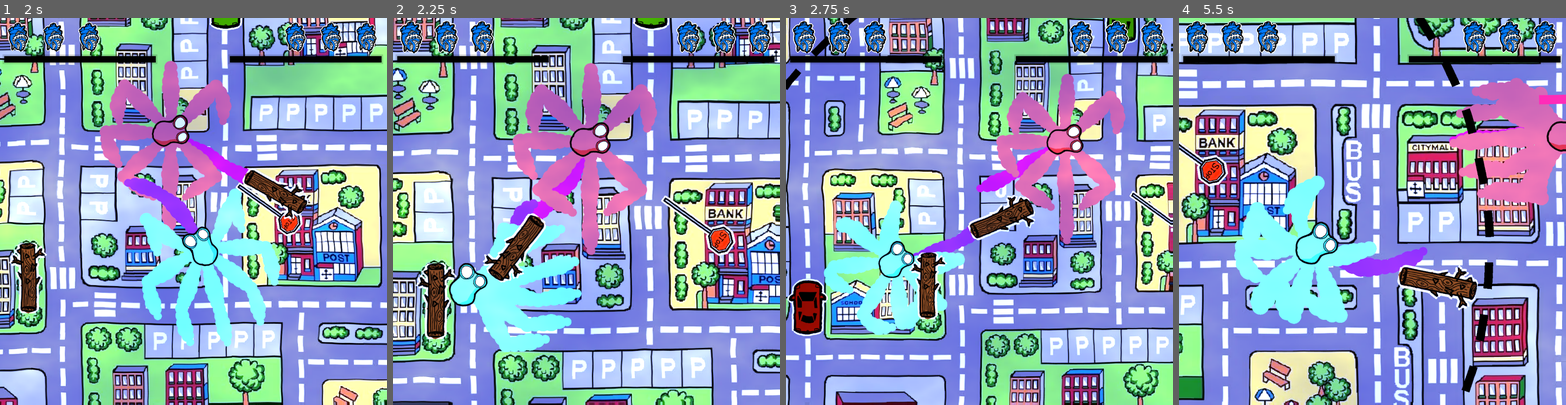
Above: before the commit, frames 1-4 (left to right).
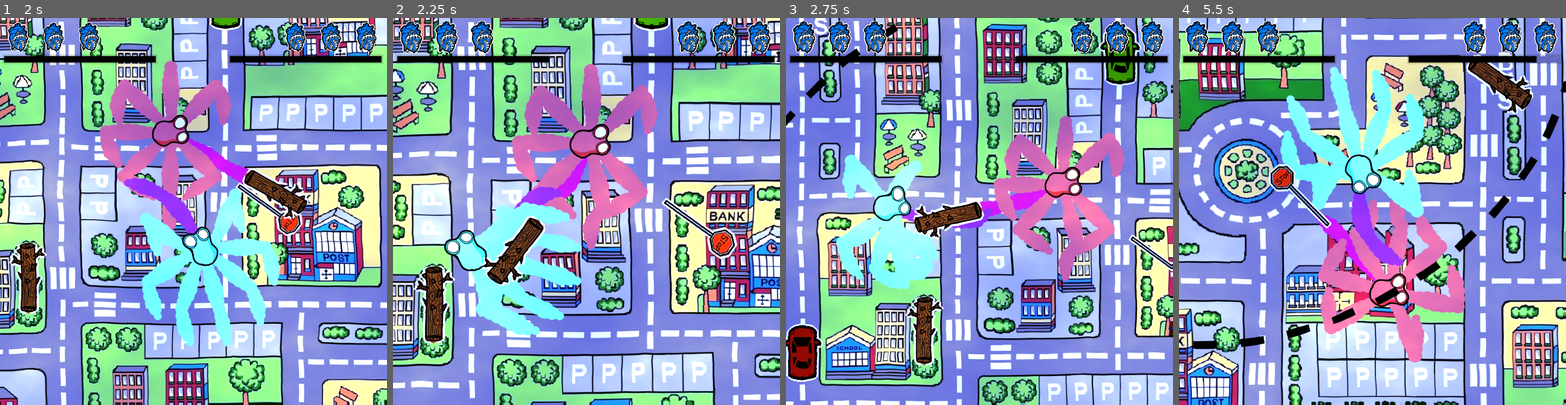
Above: after the commit, the same moments.

Repository: kam-zhan-yue/cissa-gmc-jam
Game: Godot game, scene res://scenes/main.tscn
The game is run twice, just before and just after one commit, with the same random seed, the same clock (stepped at 60 frames per second) and the same inputs. The engine's default icon, where the game draws it, is replaced by a stand-in: a white triangle on a blue panel in a dark square.
Inputs (mouse positions are in pixels of both pictures, inside the frame that each line leads up to):
- Up to frame 1 (2 s): click "Single Player" at 0.5 s; move the mouse to (278, 192) at 1.27 s; click (278, 192) at 1.42 s
- Up to frame 2 (2.25 s): move the mouse to (509, 230) at 2.02 s; click (509, 230) at 2.17 s
- Up to frame 3 (2.75 s): no input
- Up to frame 4 (5.5 s): move the mouse to (1411, 126) at 2.77 s; click (1411, 126) at 2.92 s; move the mouse to (1353, 288) at 3.52 s; click (1353, 288) at 3.67 s; move the mouse to (1488, 269) at 4.27 s; click (1488, 269) at 4.42 s; move the mouse to (1256, 153) at 5.02 s; click (1256, 153) at 5.17 s

Frame 1 is identical in both runs. In frame 2, 43% of the frame differs, in the area x 0-100%, y 0-100%; in frame 3, 77%; in frame 4, 87%.

Commit message:
add dash to octobot

Diff:
--- a/resources/game_settings.tres
+++ b/resources/game_settings.tres
@@ -14,7 +14,7 @@
 script = ExtResource("1_ks8vh")
 start_immediately = false
 start_mode = 0
-killzone_time = 1.5
+killzone_time = 1.0
 despawn_time = 3.0
 spawn_time = 3.0
 max_health = 3
--- a/scenes/octobot.gd
+++ b/scenes/octobot.gd
@@ -11,6 +11,10 @@
 var base_target_x := 0.0
 var base_target_y := 0.0
 var distance_to_attack := 200.0
+
+const BOUNDARY = 500.0
+const INK_THRESHOLD = 600.0
+const RETURN_THRESHOLD = 200.0
 
 enum STATE {
 	ENTER,
@@ -72,7 +76,7 @@
 			octopus.steer_towards(player.global_position)
 			swing_arm(delta, player.global_position)
 			# If too far, go back to middle
-			if distance_from_origin > 500:
+			if distance_from_origin > BOUNDARY:
 				state = STATE.RETURN
 		# If not holding an item, change state to SEARCH_ITEM
 		elif not octopus.is_holding_item():
@@ -93,9 +97,9 @@
 		var distance_from_origin = octopus.global_position.distance_to(origin)
 		octopus.steer_towards(origin)
 		# use the ink boost if out of bounds
-		if distance_from_origin > 750:
-			pass
-		if distance_from_origin < 100:
+		if distance_from_origin > INK_THRESHOLD:
+			octopus.activate_burst(-octopus.global_position.normalized())
+		elif distance_from_origin < RETURN_THRESHOLD:
 			state = STATE.SEARCH_ITEM
 
 
--- a/scenes/octopus.gd
+++ b/scenes/octopus.gd
@@ -50,13 +50,15 @@
 	arms.init(player_id)
 
 func steer_towards(target: Vector2) -> void:
-	var direction = target - global_position
-	external = direction.normalized()
+	if state == STATE.FREE:
+		var direction = target - global_position
+		external = direction.normalized()
 
 
 func steer_away(target: Vector2) -> void:
-	var direction = global_position - target
-	external = direction.normalized()
+	if state == STATE.FREE:
+		var direction = global_position - target
+		external = direction.normalized()
 
 
 
@@ -75,9 +77,7 @@
 		$"ink burst".emitting = false
 		$inktrail.emitting = false
 		if target_direction and Input.is_action_just_pressed(Global.get_input(player_id, "dash")) and ink >= GAME_SETTINGS.burst_cost:
-			ink -= GAME_SETTINGS.burst_cost
-			on_ink_changed.emit(ink)
-			burst(GAME_SETTINGS.burst_speed * target_direction, GAME_SETTINGS.burst_time)
+			activate_burst(target_direction)
 
 		else:
 			velocity = target_direction * GAME_SETTINGS.movement_speed
@@ -101,6 +101,12 @@
 			$inktrail.emitting = false
 
 	move_and_slide()
+
+func activate_burst(target_direction: Vector2) -> void:
+	if ink >= GAME_SETTINGS.burst_cost:
+		ink -= GAME_SETTINGS.burst_cost
+		on_ink_changed.emit(ink)
+		burst(GAME_SETTINGS.burst_speed * target_direction, GAME_SETTINGS.burst_time)
 
 func get_input() -> Vector2:
 	var move_vertical := Input.get_axis(Global.get_input(player_id, "move_down"), Global.get_input(player_id, "move_up"))
--- a/scenes/octopus.tscn
+++ b/scenes/octopus.tscn
@@ -23,7 +23,7 @@
 height = 400
 
 [sub_resource type="CircleShape2D" id="CircleShape2D_fhwgg"]
-radius = 25.0799
+radius = 39.0128
 
 [sub_resource type="AudioStreamRandomizer" id="AudioStreamRandomizer_2kl3f"]
 streams_count = 2
